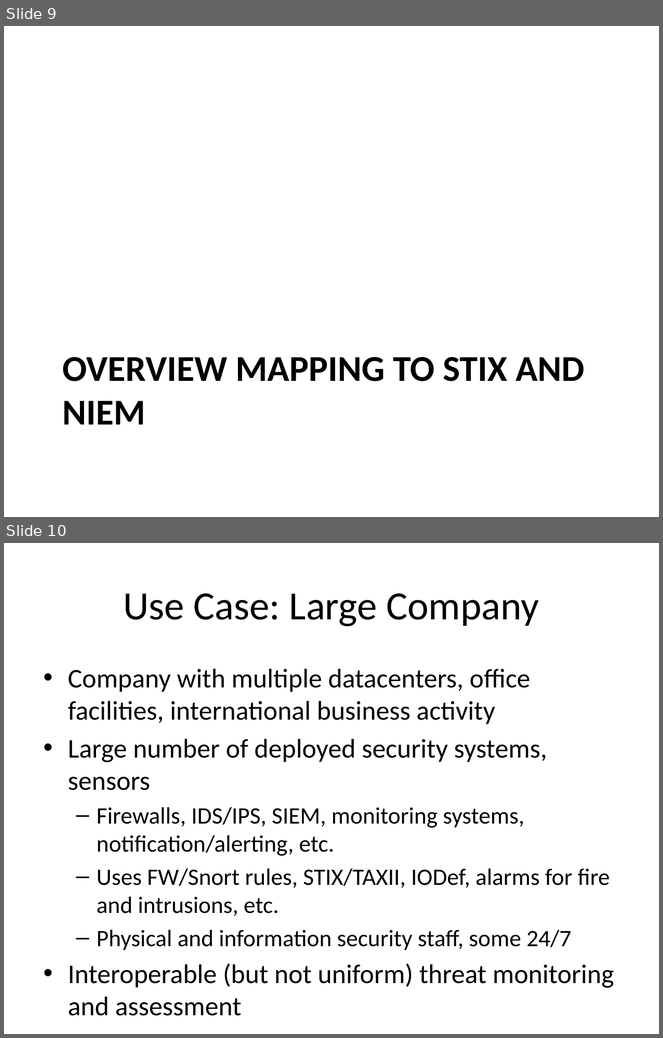
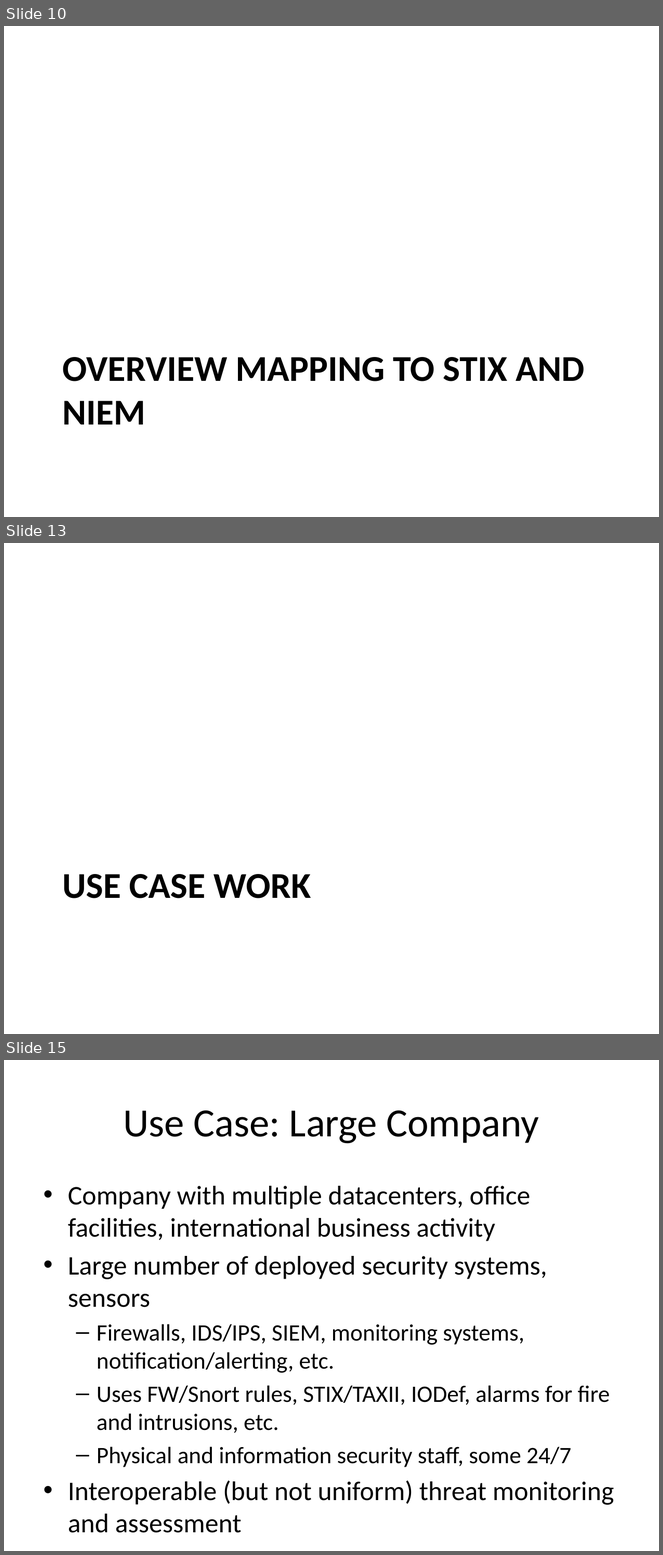
Before and after one commit to omg-threat-modeling/phase1, a slide deck: docs/Threat Modeling and Sharing-20140326.pptx. Shown one above the other, each under a label of ours: slides 9 and 10 before the commit, slides 10, 13 and 15 after it; the slides between them are not shown. The pictures are 663x1038 and 663x1555 pixels, drawn with LibreOffice and Linux fonts; fonts in the diff are those of the drawing. Boxes give left, top, right and bottom in pixels: in the first picture for what was removed or moved away, otherwise in the second. Text is boxed around its words. In the diff, an @@ line names an element or a change of style, - is before the commit and + after.

```diff
--- a/docs/Threat Modeling and Sharing-20140326.pptx
+++ b/docs/Threat Modeling and Sharing-20140326.pptx
@@ slide 13 added at (x1=4, y1=543, x2=659, y2=1034), background #FFFFFF @@
@@ title added at (x1=62, y1=874, x2=311, y2=899), 40 pt, text #000000, bold @@
+USE CASE WORK
@@ what was slide 9 is now slide 10 @@
@@ what was slide 10 is now slide 15 @@
```
Also in this commit, not shown: 3 slides changed, 4 other slides added.
